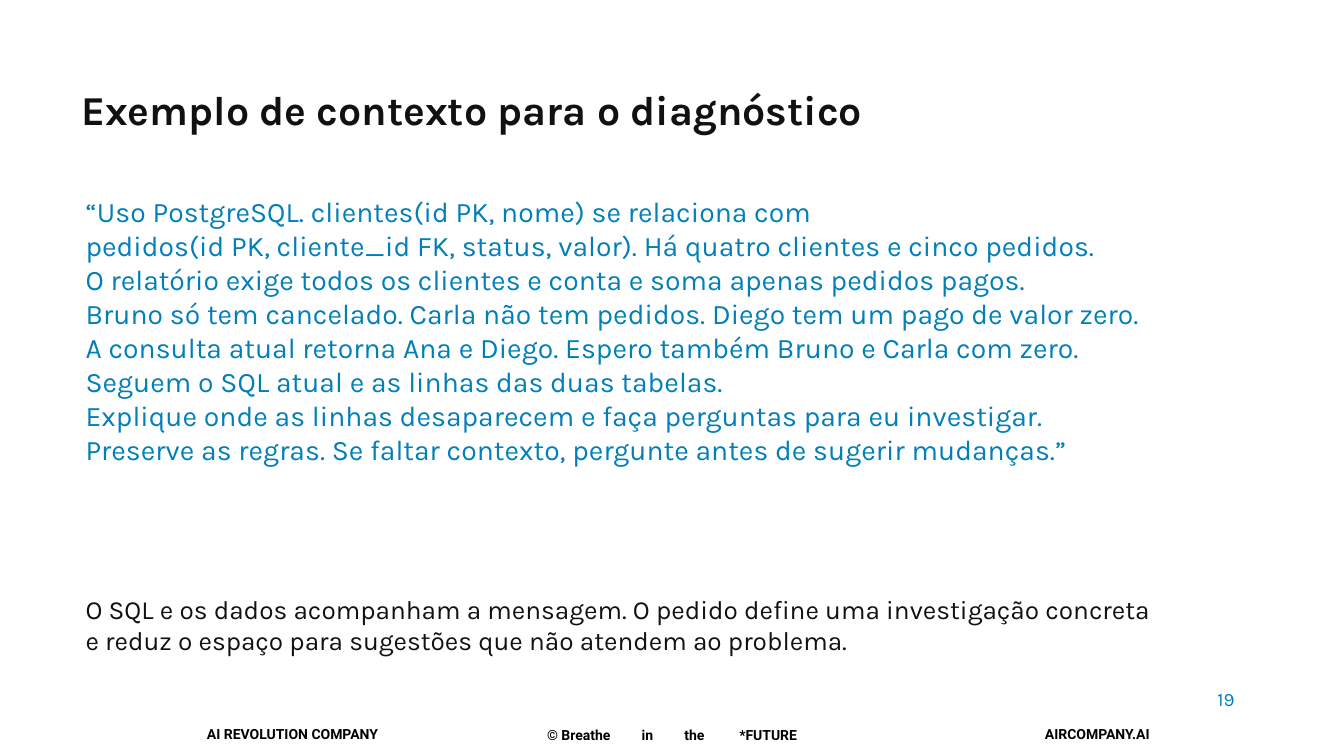
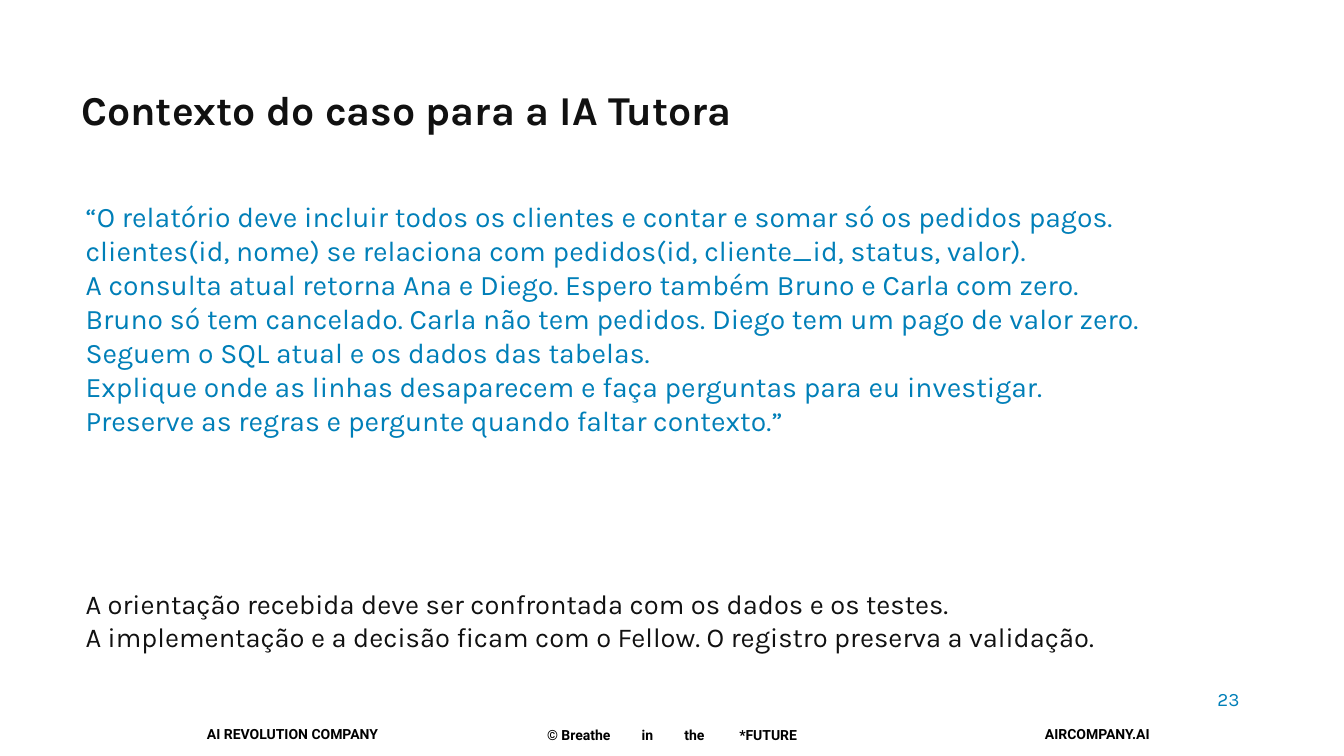
Before and after one commit to pedropalmieri/workshop4-pr-sql-ia, a slide deck: slide 23 of materiais/Workshop4-19nov2026.pptx (slide 19 before the commit). Drawn at 1344x756 pixels with LibreOffice and Linux fonts; fonts in the diff are those of the drawing; background and template pictures are left out. Boxes give left, top, right and bottom in pixels: in the first picture for what was removed or moved away, otherwise in the second. Text is boxed around its words. In the diff, an @@ line names an element or a change of style, - is before the commit and + after.

Commit message:
Explica fundamentos antes do caso e documenta consultas e decisões da automação

```diff
--- a/materiais/Workshop4-19nov2026.pptx
+++ b/materiais/Workshop4-19nov2026.pptx
@@ text at [81,97,732,135]: text changed @@
-Exemplo de contexto para o diagnóstico
+Contexto do caso para a IA Tutora
@@ text at [86,205,1113,302]: text changed @@
-“Uso PostgreSQL. clientes(id PK, nome) se relaciona com
-pedidos(id PK, cliente_id FK, status, valor). Há quatro clientes e cinco pedidos.
-O relatório exige todos os clientes e conta e soma apenas pedidos pagos.
+“O relatório deve incluir todos os clientes e contar e somar só os pedidos pagos.
+clientes(id, nome) se relaciona com pedidos(id, cliente_id, status, valor).
+A consulta atual retorna Ana e Diego. Espero também Bruno e Carla com zero.
@@ text at [86,343,650,370]: text changed @@
-A consulta atual retorna Ana e Diego. Espero também Bruno e Carla com zero.
-Seguem o SQL atual e as linhas das duas tabelas.
+Seguem o SQL atual e os dados das tabelas.
@@ text at [86,411,782,438]: text changed @@
-Preserve as regras. Se faltar contexto, pergunte antes de sugerir mudanças.”
+Preserve as regras e pergunte quando faltar contexto.”
@@ text at [86,595,1094,654]: text changed; size 18.8 to 19.5 pt @@
-O SQL e os dados acompanham a mensagem. O pedido define uma investigação concreta
-e reduz o espaço para sugestões que não atendem ao problema.
+A orientação recebida deve ser confrontada com os dados e os testes.
+A implementação e a decisão ficam com o Fellow. O registro preserva a validação.
@@ text at [1217,694,1239,707]: text changed @@
-19
+23
```
Also in this commit, not shown: 16 other slides changed, 7 slides added, 6 slides removed, 4 other files.
